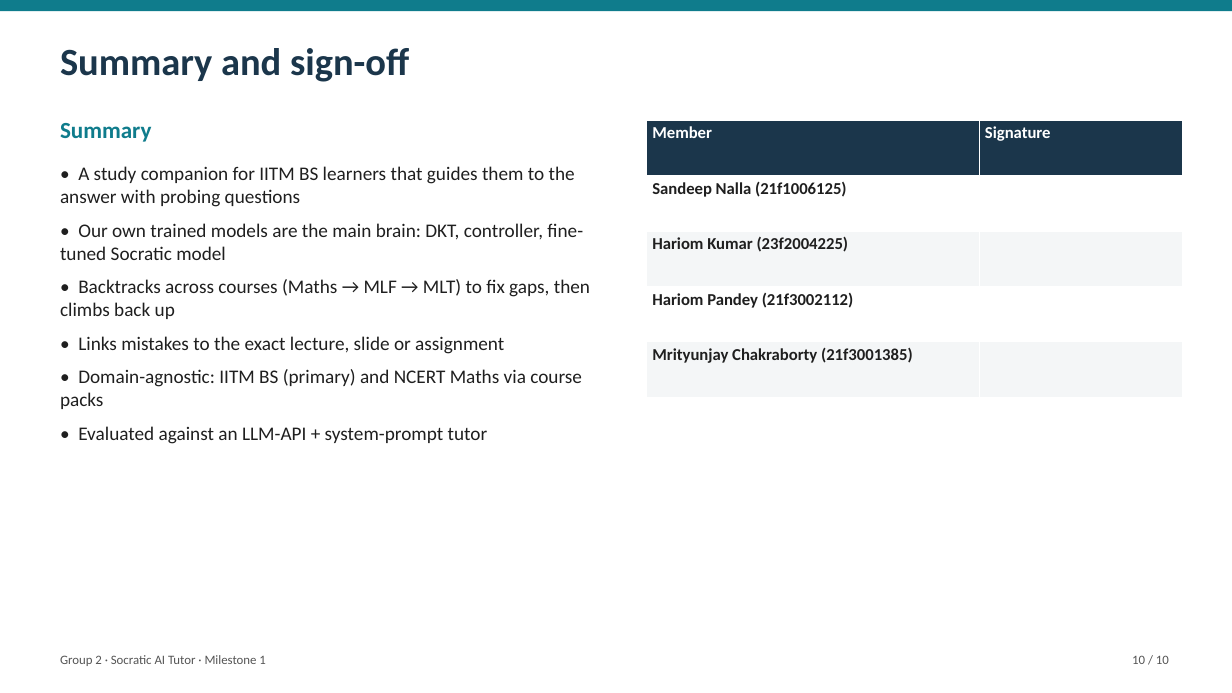
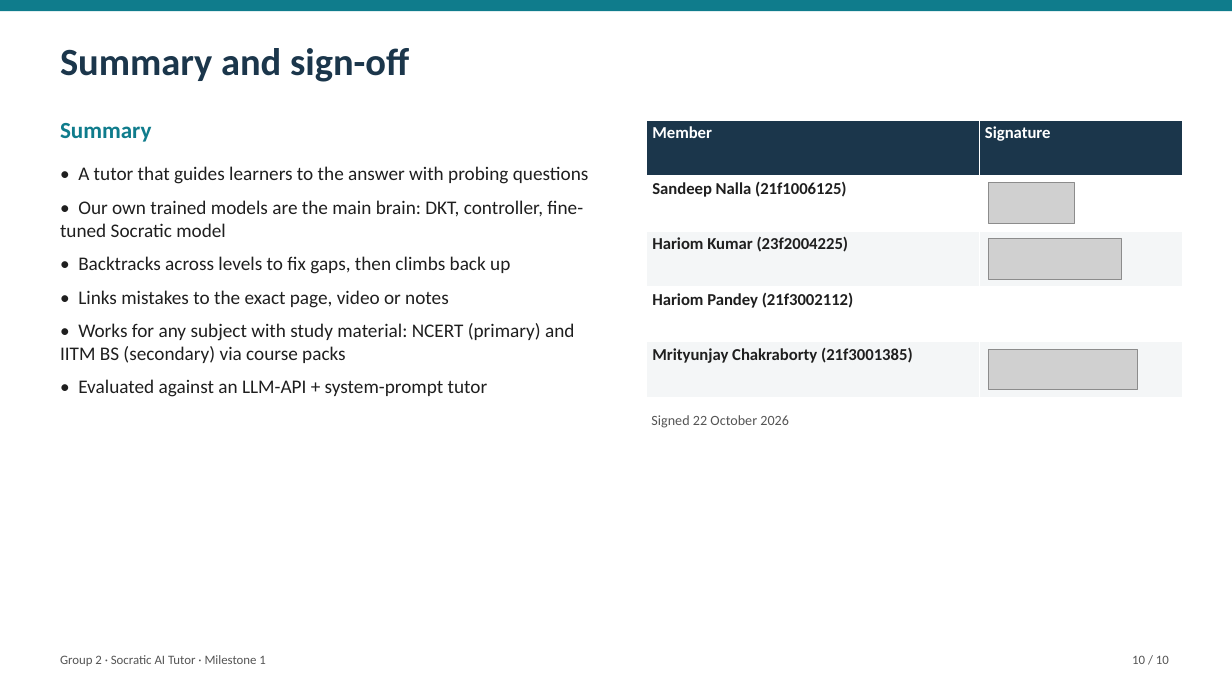
Before and after one commit to Hariomkr147/Group-2-DS-and-AI-Lab-Project, a slide deck: slide 10 of docs/milestone-1/Milestone1_Presentation.pptx. Drawn at 1232x693 pixels with LibreOffice and Linux fonts; fonts in the diff are those of the drawing; grey boxes stand for pictures. Boxes give left, top, right and bottom in pixels: in the first picture for what was removed or moved away, otherwise in the second. Text is boxed around its words. In the diff, an @@ line names an element or a change of style, - is before the commit and + after.

```diff
--- a/docs/milestone-1/Milestone1_Presentation.pptx
+++ b/docs/milestone-1/Milestone1_Presentation.pptx
@@ text at (78,166,589,184): text changed @@
-• A study companion for IITM BS learners that guides them to the answer with probing questions
+• A tutor that guides learners to the answer with probing questions
@@ picture added at (989,183,1075,224) @@
@@ picture added at (989,238,1122,279) @@
@@ text at (60,256,574,363): text changed @@
-• Backtracks across courses (Maths → MLF → MLT) to fix gaps, then climbs back up
-• Links mistakes to the exact lecture, slide or assignment
-• Domain-agnostic: IITM BS (primary) and NCERT Maths via course packs
+• Backtracks across levels to fix gaps, then climbs back up
+• Links mistakes to the exact page, video or notes
+• Works for any subject with study material: NCERT (primary) and IITM BS (secondary) via course packs
@@ picture added at (989,349,1138,390) @@
@@ text added at (651,415,789,428), 11 pt, text #555555 @@
+Signed 22 October 2026
```
Also in this commit, not shown: 8 other slides changed, 6 other files.
